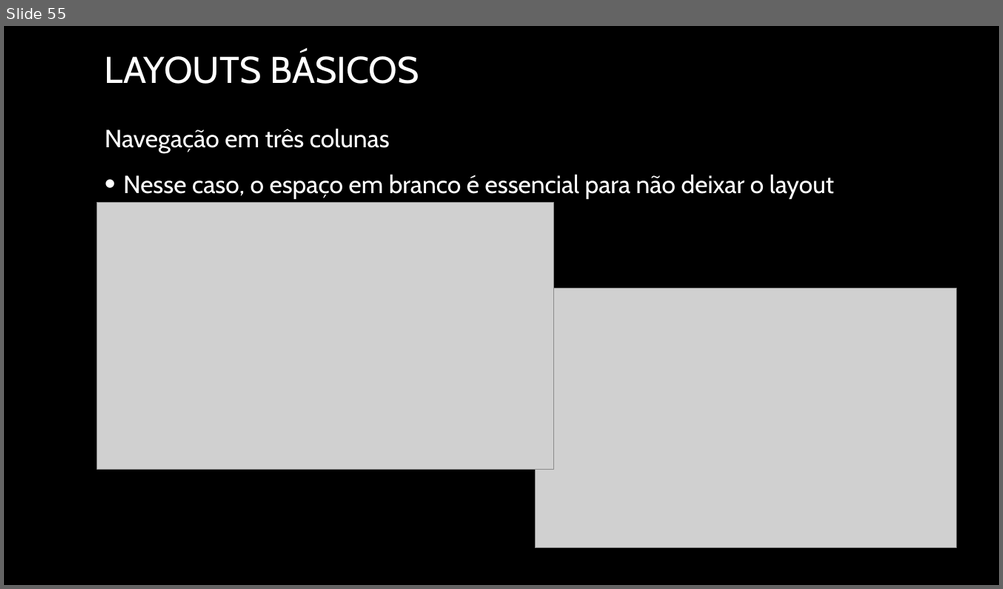
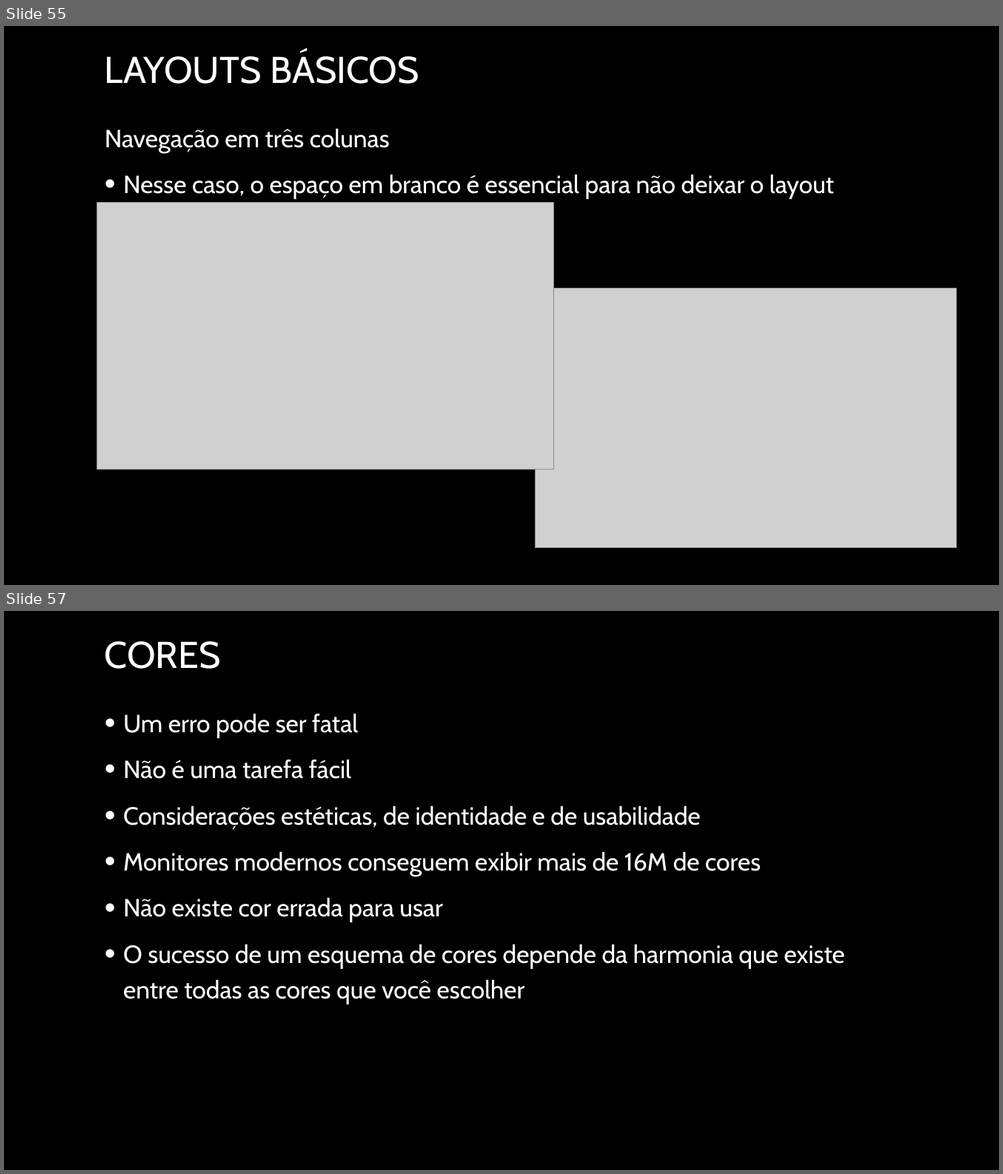
Before and after one commit to joelteixeiradacunha/aulas_php_mysql, a slide deck: Design/Design - Copia.pptx. Shown one above the other, each under a label of ours: slide 55 before the commit, slides 55 and 57 after it; the slides between them are not shown. The pictures are 1003x589 and 1003x1174 pixels, drawn with LibreOffice and Linux fonts; fonts in the diff are those of the drawing; grey boxes stand for pictures; background and template pictures are left out. Boxes give left, top, right and bottom in pixels: in the first picture for what was removed or moved away, otherwise in the second. Text is boxed around its words. In the diff, an @@ line names an element or a change of style, - is before the commit and + after.

```diff
--- a/Design/Design - Copia.pptx
+++ b/Design/Design - Copia.pptx
@@ slide 57 added at (4, 611, 999, 1170), background picture (left out) @@
@@ title added at (105, 641, 221, 669), 36 pt, text #FFFFFF @@
+CORES
@@ text added at (123, 713, 845, 1005), 24 pt, text #FFFFFF @@
+• Um erro pode ser fatal
+• Não é uma tarefa fácil
+• Considerações estéticas, de identidade e de usabilidade
+• Monitores modernos conseguem exibir mais de 16M de cores
+• Não existe cor errada para usar
+• O sucesso de um esquema de cores depende da harmonia que existe entre todas as cores que você escolher
```
Also in this commit, not shown: 10 other slides added, 6 other files.
